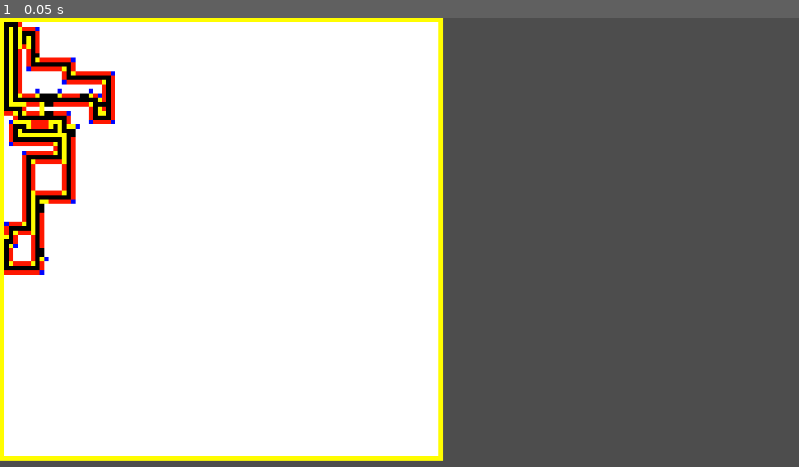
Above: before the commit, frame 1.
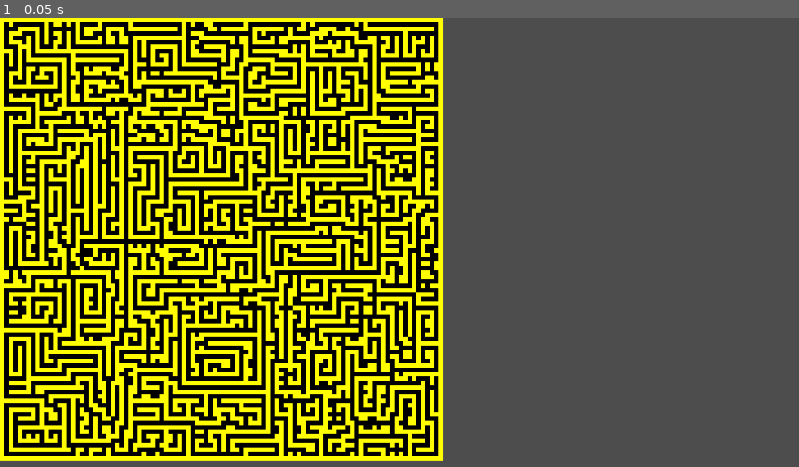
Above: after the commit, the same moment.

Repository: Kasperuz/Maze-Generator
Game: Godot game, scene res://assets/game world/World.tscn
The game is run twice, just before and just after one commit, with the same random seed, the same clock (stepped at 60 frames per second) and the same inputs.
Inputs:
- Up to frame 1 (0.05 s): no input

The runs differ from the first frame. In frame 1, 52% of the frame differs, in the area x 0-55%, y 0-98%.

Commit message:
Bug fix

Diff:
--- a/assets/game world/World generator/World Generator2.gd
+++ b/assets/game world/World generator/World Generator2.gd
@@ -1,8 +1,12 @@
 extends Node
+
 
 @export var Storlek: Vector2
 @export_range(0,1) var SvängChans: float
 @export var tileMap: TileMap
+
+var krysset := [Vector2i(0,-1),Vector2i(1,0),Vector2i(0,1),Vector2i(-1,0)]
+var hörnen := [Vector2i(1,1),Vector2i(-1,1),Vector2i(1,-1),Vector2i(-1,-1)]
 
 var rng := RandomNumberGenerator.new()
 
@@ -23,8 +27,47 @@
 		lista[index1] = lista[index2]
 		lista[index2] = t
 
-func sättPositionPåKartan(karta:Array, position:Vector2i, värde:int):
-	karta[position.x][position.y] = värde
+func sättPixel(map:Array, position:Vector2, värde:int):
+	map[position.x][position.y] = värde
+
+func ritaUtPixel(map:Array, position:Vector2i, riktning:int, värde:int):
+	map[position.x][position.y] = värde
+	var positionB = position + krysset[riktning]
+	var mapPositionB = map[positionB.x][positionB.y]
+
+	if mapPositionB == 0:
+		sättPixel(map, positionB, 3)
+	elif mapPositionB == 2 or mapPositionB == 3:
+		sättPixel(map, positionB, 4)
+	var krC = Vector2i(krysset[riktning].y, krysset[riktning].x)
+	var positionC = position + krC
+	var mapPositionC = map[positionC.x][positionC.y]
+	if mapPositionC == 2:
+		sättPixel(map, positionC, 3)
+	elif mapPositionC == 3:
+		sättPixel(map, positionC, 4)
+
+	positionC = position - krC
+	mapPositionC = map[positionC.x][positionC.y]
+	if mapPositionC == 2:
+		sättPixel(map, positionC, 3)
+	elif mapPositionC == 3:
+		sättPixel(map, positionC, 4)
+
+	positionC = position + krC + krysset[riktning]
+	mapPositionC = map[positionC.x][positionC.y]
+	if mapPositionC == 0:
+		sättPixel(map, positionC, 2)
+	elif mapPositionC == 2 or mapPositionC == 3:
+		sättPixel(map, positionC, 4)
+
+	positionC = position - krC + krysset[riktning]
+	mapPositionC = map[positionC.x][positionC.y]
+	if mapPositionC == 0:
+		sättPixel(map, positionC, 2)
+	elif mapPositionC == 2 or mapPositionC == 3:
+		sättPixel(map, positionC, 4)
+
 
 func generate(storlek:Vector2i, startPosition:Vector2i,) -> Array:
 	var map := []
@@ -37,18 +80,17 @@
 				map[x].append(0)
 
 
-	var krysset := [Vector2i(0,-1),Vector2i(1,0),Vector2i(0,1),Vector2i(-1,0)]
-	var hörnen := [Vector2i(1,1),Vector2i(-1,1),Vector2i(1,-1),Vector2i(-1,-1)]
 	var riktning = 0
 
 	var position := startPosition
 	map[position.x][position.y] = 1
 	for i in krysset:
-		sättPositionPåKartan(map, position + i, 3)
+		sättPixel(map, position + i, 3)
 	for i in hörnen:
-		sättPositionPåKartan(map, position + i, 2)
+		sättPixel(map, position + i, 2)
 
-	for index in range(10):
+#	for aa in range(3):
+	while true:
 		while true:
 			if rng.randf_range(0.0,1.0) < SvängChans:
 				#Om man ska byta riktning
@@ -74,43 +116,7 @@
 					if !hittade:
 						break
 			position += krysset[riktning]
-			sättPositionPåKartan(map, position, 1)
-
-			var positionB = position + krysset[riktning]
-			var mapPositionB = map[positionB.x][positionB.y]
-
-			if mapPositionB == 0:
-				sättPositionPåKartan(map, positionB, 3)
-			elif mapPositionB == 2 or mapPositionB == 3:
-				sättPositionPåKartan(map, positionB, 4)
-			var krC = Vector2i(krysset[riktning].y, krysset[riktning].x)
-			var positionC = position + krC
-			var mapPositionC = map[positionC.x][positionC.y]
-			if mapPositionC == 2:
-				sättPositionPåKartan(map, positionC, 3)
-			elif mapPositionC == 3:
-				sättPositionPåKartan(map, positionC, 4)
-
-			positionC = position - krC
-			mapPositionC = map[positionC.x][positionC.y]
-			if mapPositionC == 2:
-				sättPositionPåKartan(map, positionC, 3)
-			elif mapPositionC == 3:
-				sättPositionPåKartan(map, positionC, 4)
-
-			positionC = position + krC + krysset[riktning]
-			mapPositionC = map[positionC.x][positionC.y]
-			if mapPositionC == 0:
-				sättPositionPåKartan(map, positionC, 2)
-			elif mapPositionC == 2 or mapPositionC == 3:
-				sättPositionPåKartan(map, positionC, 4)
-
-			positionC = position - krC + krysset[riktning]
-			mapPositionC = map[positionC.x][positionC.y]
-			if mapPositionC == 0:
-				sättPositionPåKartan(map, positionC, 2)
-			elif mapPositionC == 2 or mapPositionC == 3:
-				sättPositionPåKartan(map, positionC, 4)
+			ritaUtPixel(map, position, riktning, 1)
 
 		var grenKandidater := []
 		for x in range(len(map)):
@@ -122,11 +128,11 @@
 			return map
 
 		position = grenKandidater[rng.randi_range(0, len(grenKandidater) - 1)]
-		sättPositionPåKartan(map,position,1)
-
 		for i in range(len(krysset)):
 			if map[krysset[i].x + position.x][krysset[i].y + position.y] == 0:
 				riktning = i
+		ritaUtPixel(map,position,riktning,1)
+
 	return map
 
 func _ready():
--- a/assets/game world/World.tscn
+++ b/assets/game world/World.tscn
@@ -15,7 +15,7 @@
 [node name="World Generator2" parent="." node_paths=PackedStringArray("tileMap") instance=ExtResource("1")]
 script = ExtResource("3_lt0xp")
 Storlek = Vector2(100, 100)
-"SvängChans" = 0.179
+"SvängChans" = 0.25
 tileMap = NodePath("../TileMap")
 
 [node name="Camera2D" type="Camera2D" parent="."]
